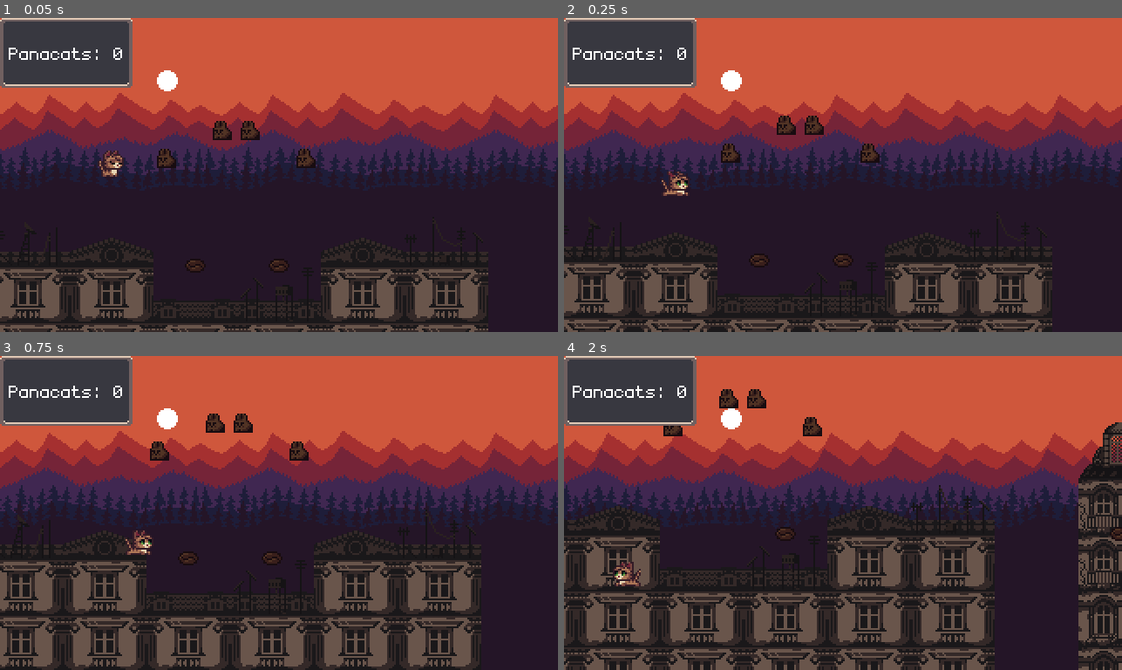
Above: before the commit, frames 1-4 (two rows, left to right).
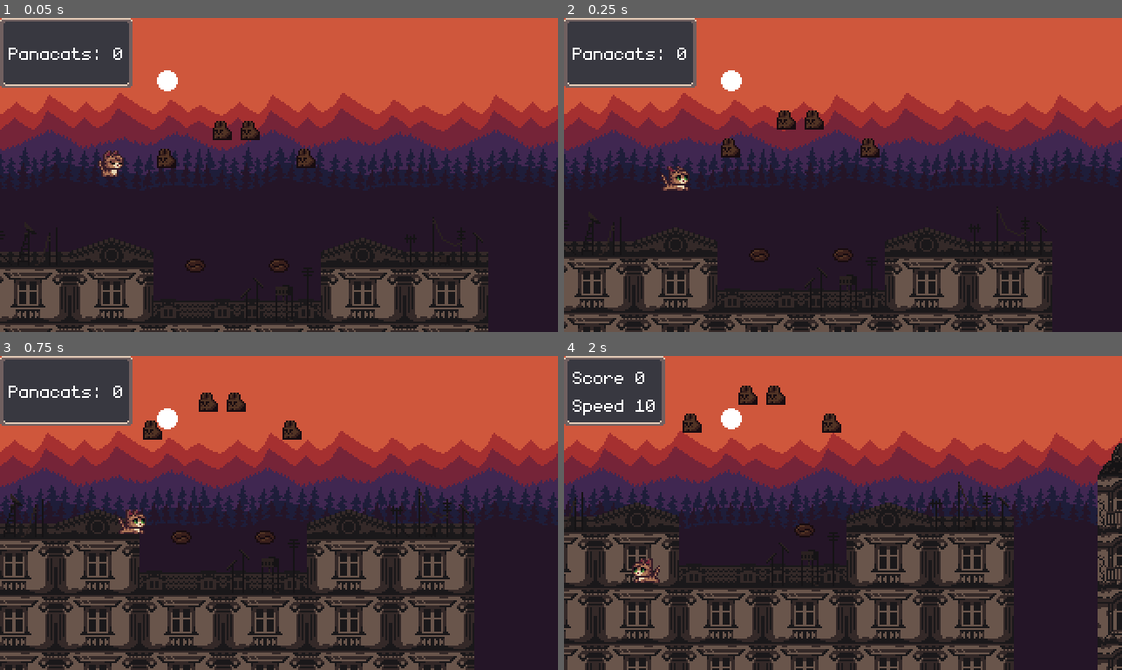
Above: after the commit, the same moments.

Repository: darkgraycat/marcy-runner-gd
Game: Godot game, scene res://scenes/main/main.tscn
Same seed, same stepped clock (60 frames per second), same inputs: the game is played once before the commit and once after it.
Inputs:
- Up to frame 1 (0.05 s): no input
- Up to frame 2 (0.25 s): no input
- Up to frame 3 (0.75 s): hold W (move_right) from 0.53 s (still down)
- Up to frame 4 (2 s): tap Space (jump) at 0.77, 1.52 s; release W (move_right) at 1.28 s; hold Q (move_left) from 1.28 s (still down)

Frame 1 is identical in both runs. In frame 2, 10% of the frame differs, in the area x 0-88%, y 29-100%; in frame 3, 25%; in frame 4, 36%, in the area x 0-100%, y 0-100%.

Commit message:
: save before work

Diff:
--- a/project.godot
+++ b/project.godot
@@ -32,7 +32,6 @@
 
 Global="*res://scripts/global.gd"
 Util="*res://scripts/util.gd"
-Generator="*res://scripts/generator.gd"
 Events="*res://scripts/events.gd"
 
 [debug]
--- a/resources/items/item_panacat.tres
+++ b/resources/items/item_panacat.tres
@@ -6,4 +6,4 @@
 script = ExtResource("1_5f4il")
 type = 0
 effect = 1
-effect_amount = 1.0
+effect_amount = 10.0
--- a/scenes/entities/level/level.gd
+++ b/scenes/entities/level/level.gd
@@ -6,26 +6,16 @@
 @onready var player: Player = %Player
 @onready var player_camera: Camera2D = %Player/Camera2D
 
-@onready var tmcm: TileMapChunkRoot = $TileMapChunkRoot
+@onready var tmcr: TileMapChunkRoot = $TileMapChunkRoot
 
 var next_chunk_x: float = 0.0
 
 func _ready() -> void:
 	player_camera.limit_bottom = Global.VIEWPORT_HEIGHT
 
-	var last_idx := tmcm.get_total_chunks() - 1
-
-	tmcm.apply_chunk_at(randi_range(0, last_idx), Vector2i(0, 0))
-	tmcm.apply_chunk_at(randi_range(0, last_idx), Vector2i(1, 0))
-	tmcm.apply_chunk_at(randi_range(0, last_idx), Vector2i(2, 0))
-	tmcm.apply_chunk_at(randi_range(0, last_idx), Vector2i(3, 0))
-	tmcm.apply_chunk_at(randi_range(0, last_idx), Vector2i(4, 0))
-	tmcm.apply_chunk_at(randi_range(0, last_idx), Vector2i(5, 0))
-	tmcm.apply_chunk_at(randi_range(0, last_idx), Vector2i(6, 0))
-	tmcm.apply_chunk_at(randi_range(0, last_idx), Vector2i(7, 0))
-	tmcm.apply_chunk_at(randi_range(0, last_idx), Vector2i(8, 0))
-	tmcm.apply_chunk_at(randi_range(0, last_idx), Vector2i(9, 0))
-
+	var last_idx := tmcr.get_total_chunks() - 1
+	for x in 10:
+		tmcr.apply_chunk_at(randi_range(0, last_idx), Vector2i(x, 0))
 
 func _physics_process(_delta: float) -> void:
 	player.input_move = Input.get_axis("move_left", "move_right")
--- a/scenes/entities/level/level.tscn
+++ b/scenes/entities/level/level.tscn
@@ -1,7 +1,6 @@
-[gd_scene load_steps=17 format=4 uid="uid://dmy71hjfr481k"]
+[gd_scene load_steps=16 format=4 uid="uid://dmy71hjfr481k"]
 
 [ext_resource type="Script" path="res://scenes/entities/level/level.gd" id="1_f7ki7"]
-[ext_resource type="PackedScene" uid="uid://b8nhy0l2gn7jd" path="res://scenes/manager/state_manager.tscn" id="2_bmo7b"]
 [ext_resource type="PackedScene" uid="uid://7i1o65gxgnqa" path="res://scenes/entities/player/player.tscn" id="3_dlyvo"]
 [ext_resource type="PackedScene" uid="uid://c861uwi7ia6t6" path="res://scenes/entities/background/background.tscn" id="3_mrkxi"]
 [ext_resource type="Resource" uid="uid://bgsa3hf5w6byx" path="res://resources/background/bg_config_1.tres" id="5_pxpo6"]
@@ -137,8 +136,6 @@
 script = ExtResource("1_f7ki7")
 config = SubResource("Resource_jrewa")
 
-[node name="StateManager" parent="." instance=ExtResource("2_bmo7b")]
-
 [node name="Background" parent="." instance=ExtResource("3_mrkxi")]
 unique_name_in_owner = true
 config = ExtResource("5_pxpo6")
@@ -170,4 +167,3 @@
 limit_bottom = 180
 limit_smoothed = true
 position_smoothing_enabled = true
-position_smoothing_speed = 2.0
--- a/scenes/entities/player/player.gd
+++ b/scenes/entities/player/player.gd
@@ -29,8 +29,9 @@
 	animated_sprite_2d.play(get_current_state())
 	move_and_slide()
 
+
 func get_current_state() -> StringName:
 	return (
 		"jump" if not is_on_floor() else
-		"walk" if input_move else "idle"
+		"walk" if velocity.x else "idle"
 	)
--- a/scenes/entities/player/player.tscn
+++ b/scenes/entities/player/player.tscn
@@ -110,7 +110,7 @@
 
 [node name="Player" type="CharacterBody2D" groups=["Player"]]
 collision_layer = 2
-floor_snap_length = 4.0
+floor_snap_length = 3.0
 script = ExtResource("1_0v5uu")
 
 [node name="AnimatedSprite2D" type="AnimatedSprite2D" parent="."]
--- a/scenes/entities/tilemap_chunk/tile_map_chunk_grid.tscn
+++ b/scenes/entities/tilemap_chunk/tile_map_chunk_grid.tscn
@@ -8,7 +8,7 @@
 shader_parameter/tile_size = Vector2(16, 16)
 shader_parameter/chunk_size = Vector2(8, 8)
 shader_parameter/rect_size = Vector2(1024, 1024)
-shader_parameter/primary_color = Color(0.5, 0.5, 0.2, 0.3)
+shader_parameter/primary_color = Color(0.501961, 0.501961, 0.0627451, 0.188235)
 shader_parameter/secondary_color = Color(0.2, 0.5, 0.5, 0.3)
 shader_parameter/line_color = Color(0.2, 0.2, 0.2, 0.5)
 shader_parameter/line_width = 1.0
@@ -16,9 +16,6 @@
 [node name="TileMapChunkGrid" type="Node2D"]
 script = ExtResource("1_4nyhj")
 grid_color_odd = Color(0.501961, 0.501961, 0.0627451, 0.188235)
-grid_color_even = null
-grid_line_color = null
-grid_line_width = null
 
 [node name="ColorRect" type="ColorRect" parent="."]
 material = SubResource("ShaderMaterial_de57r")
--- a/scenes/main/main.gd
+++ b/scenes/main/main.gd
@@ -2,6 +2,8 @@
 
 @onready var level: Level = %Level
 @onready var debug_label: Label = %DebugLabel
+
+@onready var label: Label = $UiCanvasLayer/PanelContainer/HBoxContainer/Label
 
 func _ready() -> void:
 	Util.notification.connect(_on_notification)
@@ -13,3 +15,7 @@
 func _unhandled_input(event: InputEvent) -> void:
 	if event.is_action_pressed("quit"):
 		get_tree().quit()
+
+
+func _on_state_manager_state_updated(state: Dictionary) -> void:
+	label.text = "Score %s\nSpeed %s" % [state.score, state.bonus_speed]
--- a/scenes/main/main.tscn
+++ b/scenes/main/main.tscn
@@ -1,6 +1,7 @@
-[gd_scene load_steps=10 format=3 uid="uid://dd62wfbj7lava"]
+[gd_scene load_steps=11 format=3 uid="uid://dd62wfbj7lava"]
 
 [ext_resource type="Script" path="res://scenes/main/main.gd" id="1_1ey13"]
+[ext_resource type="PackedScene" uid="uid://b8nhy0l2gn7jd" path="res://scenes/manager/state_manager.tscn" id="2_6r8pl"]
 [ext_resource type="PackedScene" uid="uid://dmy71hjfr481k" path="res://scenes/entities/level/level.tscn" id="2_kli8p"]
 [ext_resource type="PackedScene" uid="uid://iu2jwoplismj" path="res://scenes/debug/fps_heap_label.tscn" id="3_uyqow"]
 [ext_resource type="FontFile" uid="uid://7jyjmgob3rfr" path="res://assets/ui/monogram-extended.ttf" id="4_xryad"]
@@ -21,6 +22,8 @@
 
 [node name="Main" type="Node2D"]
 script = ExtResource("1_1ey13")
+
+[node name="StateManager" parent="." instance=ExtResource("2_6r8pl")]
 
 [node name="Level" parent="." instance=ExtResource("2_kli8p")]
 unique_name_in_owner = true
@@ -70,3 +73,5 @@
 [node name="Label" type="Label" parent="UiCanvasLayer/PanelContainer/HBoxContainer"]
 layout_mode = 2
 text = "Panacats: 0"
+
+[connection signal="state_updated" from="StateManager" to="." method="_on_state_manager_state_updated"]
--- a/scenes/manager/state_manager.gd
+++ b/scenes/manager/state_manager.gd
@@ -1,18 +1,31 @@
 class_name StateManager extends Node
 
-var score: int = 0
-var lifes: int = 3
-var speed_bonus: float = 0.0
+signal state_updated(state: Dictionary)
 
+var state: Dictionary = {
+	score = 0,
+	lifes = 0,
+	bonus_speed = 0.0,
+}
 
 func _ready() -> void:
 	Events.item_collected.connect(_on_item_collected)
 
 
+func get_value(key: String) -> Variant:
+	return state[key]
+
+
+func set_value(key: String, value: Variant) -> void:
+	state[key] = value
+	state_updated.emit(state)
+
+
 func _on_item_collected(item: Item) -> void:
+	var effect_amount := item.get_effect_amount()
 	match item.get_effect():
 		ItemConfig.ItemEffect.None: pass
-		ItemConfig.ItemEffect.Score: score += int(item.get_effect_amount())
-		ItemConfig.ItemEffect.BonusSpeed: speed_bonus += item.get_effect_amount()
-		ItemConfig.ItemEffect.AdditionalLife: lifes += int(item.get_effect_amount())
+		ItemConfig.ItemEffect.Score: set_value("score", state.score + int(effect_amount))
+		ItemConfig.ItemEffect.BonusSpeed: set_value("bonus_speed", state.bonus_speed + effect_amount)
+		ItemConfig.ItemEffect.AdditionalLife: set_value("lifes", state.lifes + int(effect_amount))
 		_: push_warning("unknown item effect %s" % item.get_effect())
